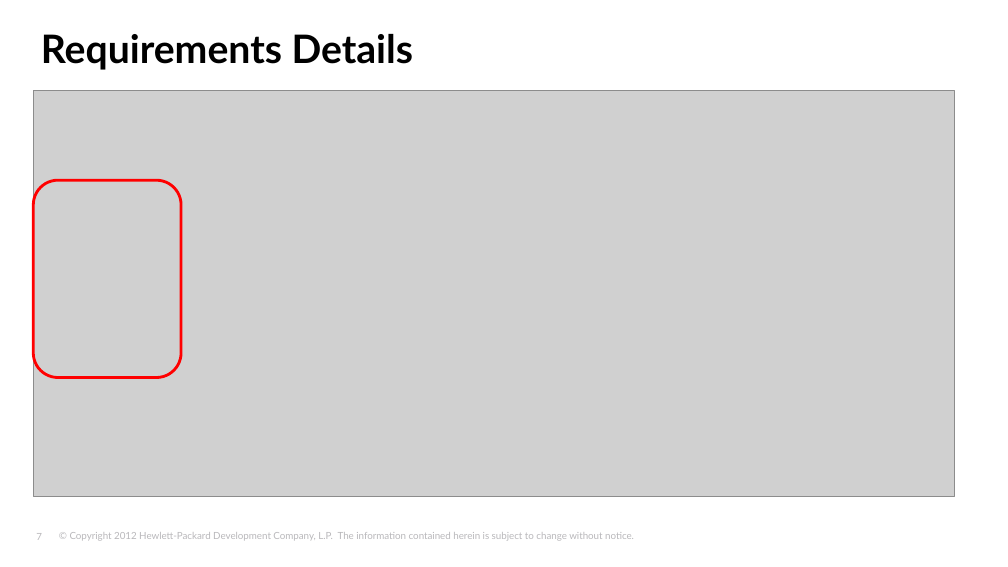
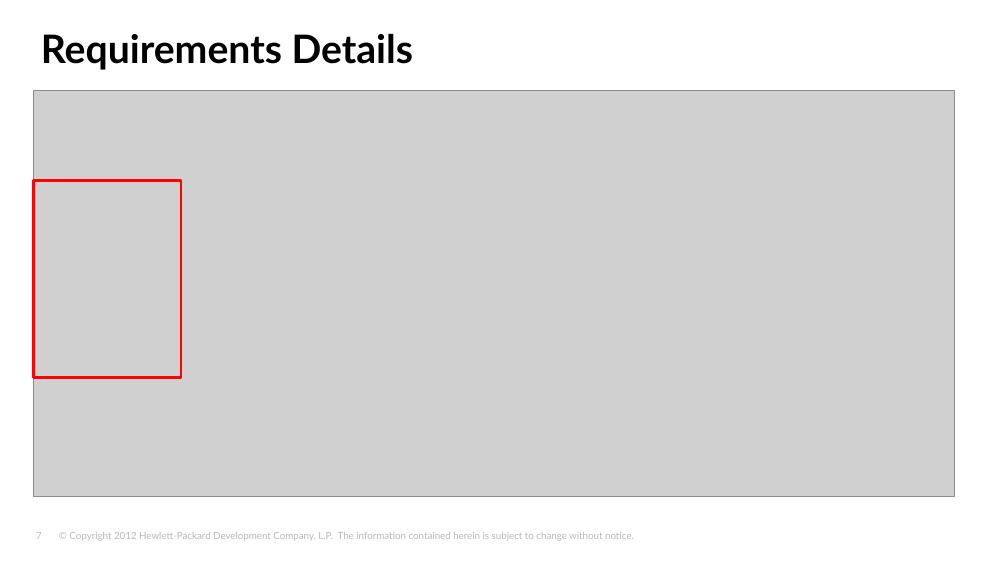
Before and after one commit to Gabriel1688/DragonBall, a slide deck: slide 7 of 06.Reference/02.Training/Business Requirements from Agile methodology tool.pptx. Drawn at 1008x567 pixels with LibreOffice and Linux fonts; fonts in the diff are those of the drawing; grey boxes stand for pictures; background and template pictures are left out. Boxes give left, top, right and bottom in pixels: in the first picture for what was removed or moved away, otherwise in the second. Text is boxed around its words. In the diff, an @@ line names an element or a change of style, - is before the commit and + after.

```diff
--- a/06.Reference/02.Training/Business Requirements from Agile methodology tool.pptx
+++ b/06.Reference/02.Training/Business Requirements from Agile methodology tool.pptx
@@ rounded rectangle removed at [33,180,181,378] @@
@@ rectangle added at [33,180,181,378], outline #FF0000 2.01 pt @@
```
Also in this commit, not shown: 13 other slides changed, 1 other file.
